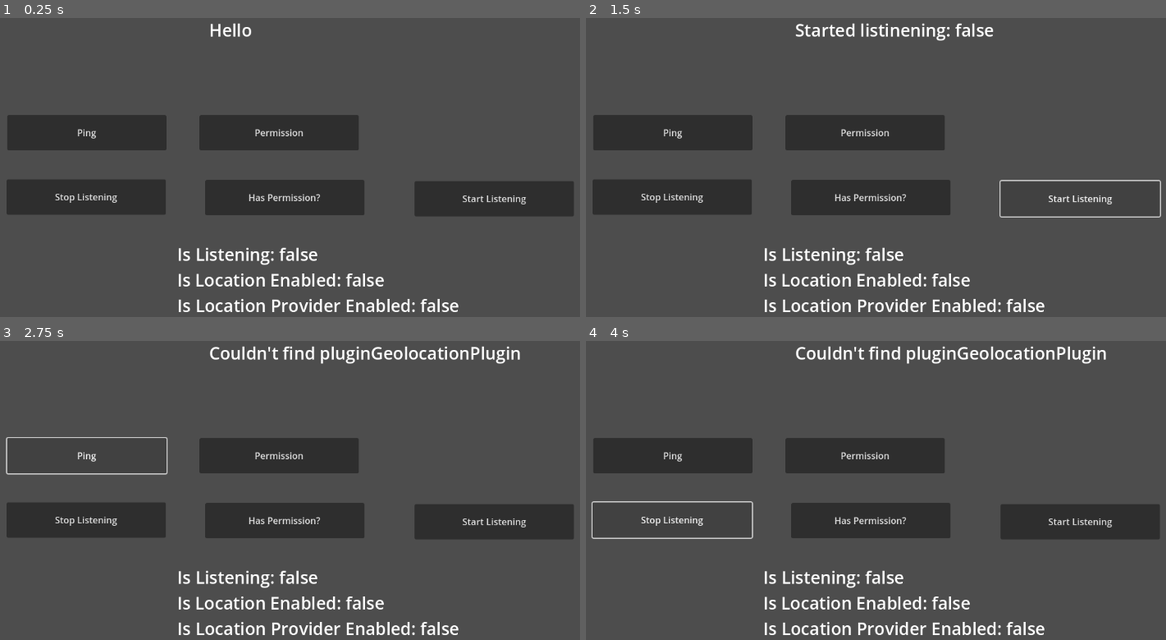
Above: before the commit, frames 1-4 (two rows, left to right).
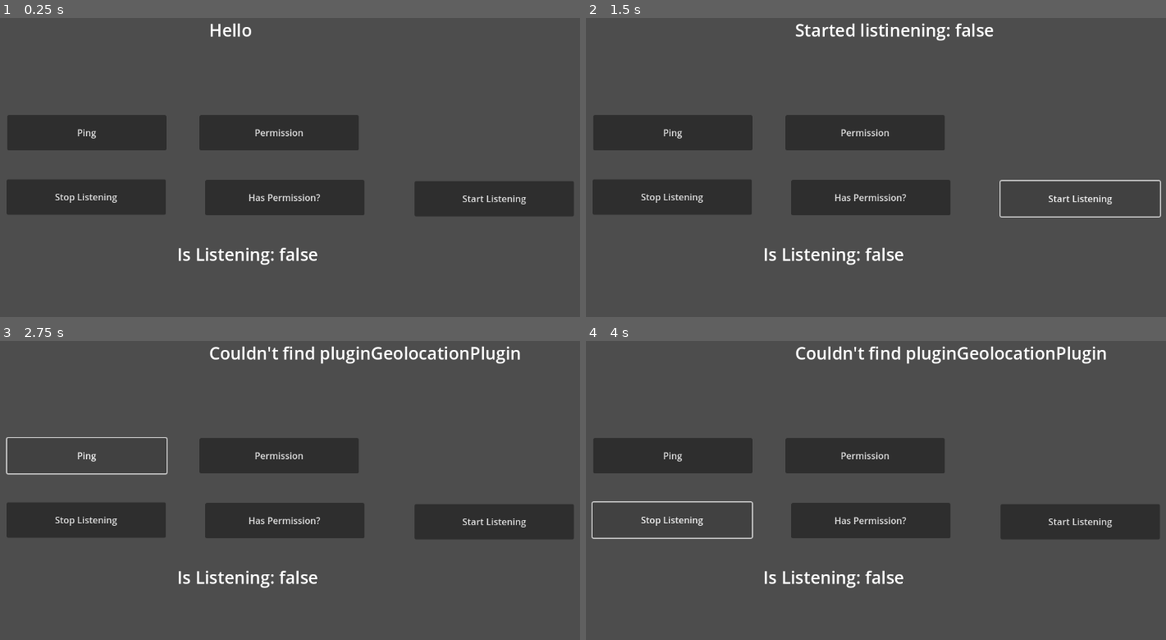
Above: after the commit, the same moments.

Repository: KarimIbrahim/Godot-Geolocation-Android
Game: Godot game, scene res://main.tscn
Same seed, same stepped clock (60 frames per second), same inputs: the game is played once before the commit and once after it.
Inputs:
- Up to frame 1 (0.25 s): no input
- Up to frame 2 (1.5 s): click "Start Listening" at 0.5 s; click "Start Listening" at 1.25 s
- Up to frame 3 (2.75 s): click "Ping" at 2 s
- Up to frame 4 (4 s): click "Permission" at 2.75 s; click "Stop Listening" at 3.5 s

The runs differ from the first frame. In frame 1, 1.6% of the frame differs, in the area x 30-80%, y 85-99%; in frame 2, 1.6%; in frame 3, 1.6%; in frame 4, 1.6%.

Commit message:
Clean up the documentation

Diff:
--- a/plugin/demo/android_geolocation_plugin.gd
+++ b/plugin/demo/android_geolocation_plugin.gd
@@ -1,24 +1,39 @@
 extends Node
+
+# A wrapper/helper class for the  Android Geolocation Plugin.
+# The wrapper will check for permission requests on _ready() and will ask for location permissions
+# if they are not granted.
+# The wrapper will then start the geolocation listener if the user grants location permissions.
+#
+# The wrapper exposes 2 signals that will help you work with the plugin:
+# 1. android_location_permission_updated: Emitted when the user accepts/rejects the location permission request.
+# 2. android_location_updated: Emitted periodically with the updated geolocation.
 class_name AndroidGeolocationPlugin
 
 var _plugin_name = "GeolocationPlugin"
 var _android_plugin
 
+# Emitted when the user accepts/rejects the location permission request.
 signal android_location_permission_updated(granted: bool)
+
+# Emitted periodically with the updated geolocation.
+# The location_dictionary will contain either:
+# 1. 2 keys: "latitude" and "longitude". Both keys have float values.
+# 2. No keys: Failed to retrieve the location.
 signal android_location_updated(location_dictionary: Dictionary)
-
 
 func _ready():
 	if Engine.has_singleton(_plugin_name):
 		_android_plugin = Engine.get_singleton(_plugin_name)
-		_android_plugin.connect("locationPermission", self._on_location_permission)
-		_android_plugin.connect("locationUpdate", self._on_location_update)
+		_android_plugin.connect("locationPermission", self.on_location_permission)
+		_android_plugin.connect("locationUpdate", self.on_location_update)
 
 		if !_has_location_permission():
-			print('requesting location permission')
 			_request_location_permission()
 			var granted: bool = await android_location_permission_updated
-			print('granted: ', granted)
+			if !granted:
+				print("User didn't grant location permissions!")
+				return
 
 		_start_geolocation_listener()
 
@@ -26,6 +41,7 @@
 		printerr("Couldn't find plugin " + _plugin_name)
 
 
+# Pings the plugin the returns its name and version.
 func _ping() -> String:
 	if _android_plugin:
 		return _android_plugin.ping()
@@ -33,6 +49,8 @@
 		return "Couldn't find plugin" + _plugin_name
 
 
+# Returns true if location permissions are granted.
+# Returns false otherwise.
 func _has_location_permission() -> bool:
 	if _android_plugin:
 		return _android_plugin.hasLocationPermission()
@@ -40,11 +58,14 @@
 		return false
 
 
+# Starts the location permission request.
+# The result of the request will be published asynchronously on the android_location_permission_updated signal.
 func _request_location_permission() -> void:
 	if _android_plugin:
 		_android_plugin.requestLocationPermission()
 
 
+# Returns true if the geolocation listener is running.
 func _is_listening_for_geolocation_updates() -> bool:
 	if _android_plugin:
 		return _android_plugin.isListeningForGeolocationUpdates()
@@ -52,22 +73,25 @@
 		return false
 
 
+# Starts the geolocation listener if it is not running.
+# Returns true if the listener is running successfully.
+# Returns false if the listener failed to start.
 func _start_geolocation_listener(minTimeMs: int = 5000, minDistanceM: float = 0.0) -> bool:
-	print('starting geolocation listnener with: minTimeMs[', minTimeMs, '], minDistanceM[', minDistanceM, ']')
 	if _android_plugin:
 		return _android_plugin.startGeolocationListener(minTimeMs, minDistanceM)
 	else:
 		return false
 
 
+# Stops the geolocation listener.
 func _stop_geolocation_listener() -> void:
 	if _android_plugin:
 		_android_plugin.stopGeolocationListener()
 
 
-func _on_location_permission(granted: bool) -> void:
+func on_location_permission(granted: bool) -> void:
 	android_location_permission_updated.emit(granted)
 
 
-func _on_location_update(location_dictionary: Dictionary) -> void:
+func on_location_update(location_dictionary: Dictionary) -> void:
 	android_location_updated.emit(location_dictionary)
--- a/plugin/demo/main.gd
+++ b/plugin/demo/main.gd
@@ -1,4 +1,8 @@
 extends Node2D
+
+# This is the entry point for the test project.
+# The file contains several buttons and signals to test the plugin.
+# Feel free to change this file as much as you for you own testing.
 
 @export var log_label: Label
 @export var geolocation_status_label: Label
@@ -9,13 +13,8 @@
 	android_plugin.android_location_updated.connect(self._on_location_update)
 
 func _process(delta):
-	var is_listening = false
-	var is_location_enabled = false
-	var is_location_provider_enabled = false
-	is_listening = android_plugin._is_listening_for_geolocation_updates()
-
-	geolocation_status_label.text = str('Is Listening: ', is_listening, '\nIs Location Enabled: ',
-		is_location_enabled, '\nIs Location Provider Enabled: ', is_location_provider_enabled)
+	var is_listening = android_plugin._is_listening_for_geolocation_updates()
+	geolocation_status_label.text = str('Is Listening: ', is_listening)
 
 
 func _on_Button_pressed() -> void:
@@ -44,4 +43,6 @@
 	log_label.text = str('Location permission: ', granted)
 
 func _on_location_update(location_dictionary: Dictionary) -> void:
-	log_label.text = str('Location update: ', location_dictionary)
+	var latitude: float = location_dictionary["latitude"]
+	var longitude: float = location_dictionary["longitude"]
+	log_label.text = str('Location Update: Latitude[', latitude, '], Longitude[', longitude, ']')
Not shown, changed: plugin/demo/addons/GeolocationPlugin/export_plugin.gd
Not shown, changed: LICENSE
Not shown, changed: README.md
Not shown, changed: plugin/build.gradle.kts
Not shown, changed: plugin/demo/addons/GeolocationPlugin/bin/debug/GeolocationPlugin-debug.aar
Not shown, changed: plugin/demo/addons/GeolocationPlugin/bin/release/GeolocationPlugin-release.aar
Not shown, changed: plugin/src/main/AndroidManifest.xml
Not shown, changed: plugin/src/main/java/com/karimibrahim/godot/android/geolocation/GodotAndroidPlugin.kt
